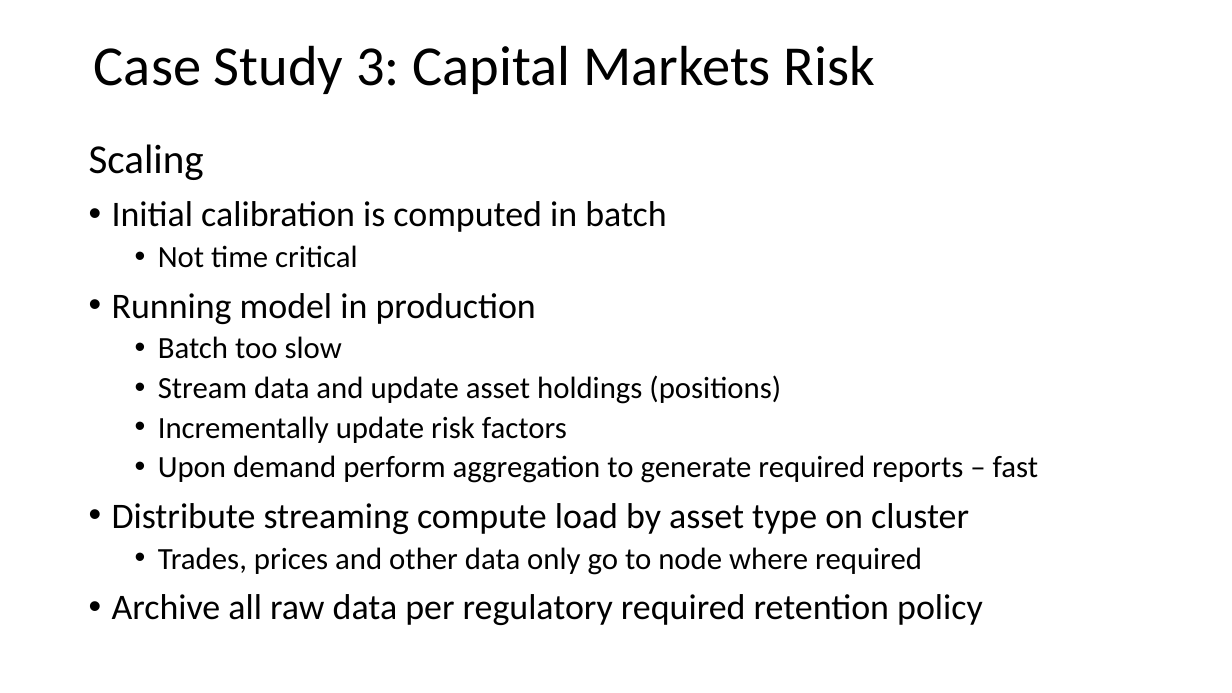
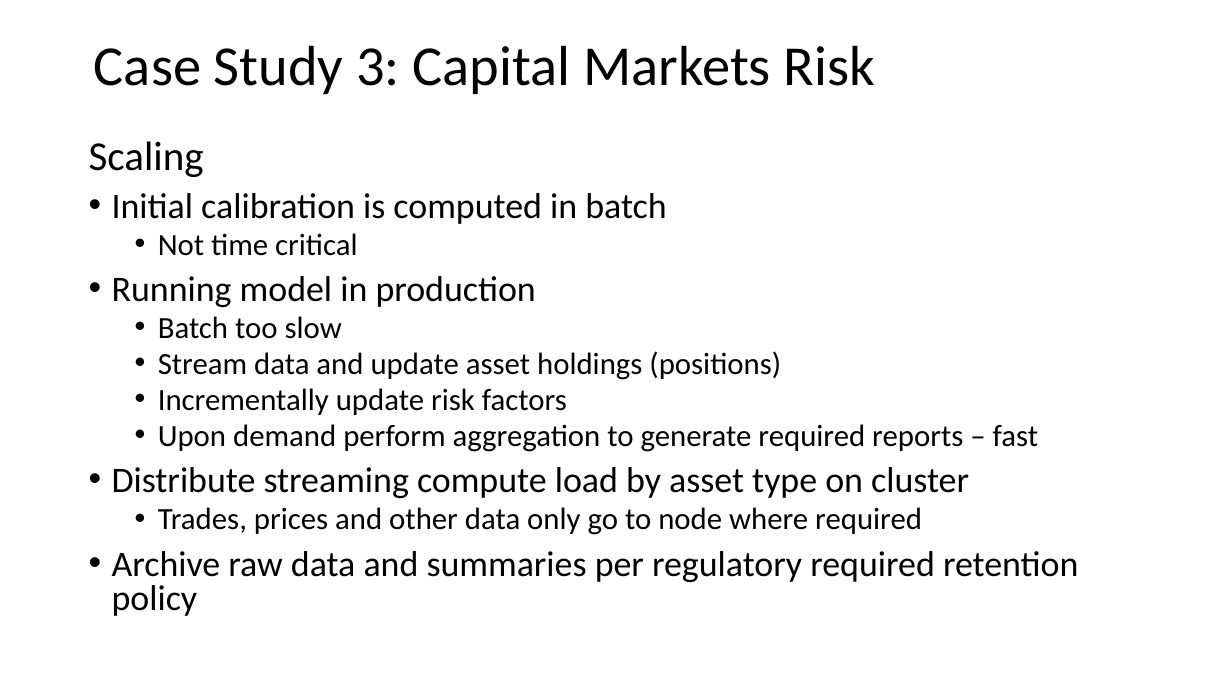
Before and after one commit to StephenElston/CSCI-E-108, a slide deck: slide 73 of slides/7_OnlineAnalytics_Part2.pptx. Drawn at 1232x693 pixels with LibreOffice and Linux fonts; fonts in the diff are those of the drawing. Boxes give left, top, right and bottom in pixels: in the first picture for what was removed or moved away, otherwise in the second. Text is boxed around its words. In the diff, an @@ line names an element or a change of style, - is before the commit and + after.

Commit message:
Typo corrections from lecture

```diff
--- a/slides/7_OnlineAnalytics_Part2.pptx
+++ b/slides/7_OnlineAnalytics_Part2.pptx
@@ text at (x1=89, y1=141, x2=1039, y2=535): line spacing 0.9 to 0.8 @@
@@ text at (x1=112, y1=551, x2=1078, y2=616): text changed @@
-• Archive all raw data per regulatory required retention policy
+• Archive raw data and summaries per regulatory required retention policy
```
Also in this commit, not shown: 1 other slide changed.
